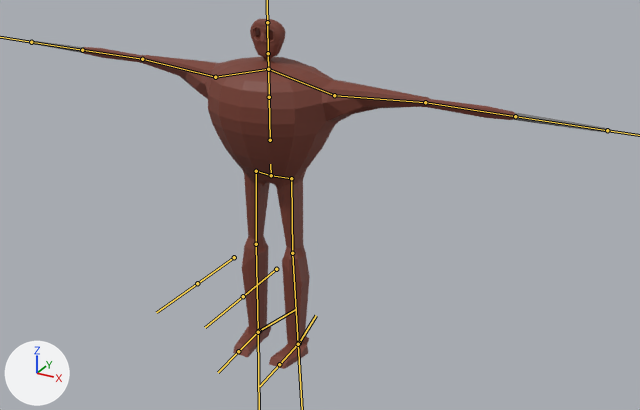
Renders of the FBX model Assets/models/Enemies/Golem/Golem.fbx from each side of a commit.
Rendered twice from a 50 mm lens placed at (27.5, -43.6, 33.0), pointed at (3.4, 0.2, 11.1). The axes (+X, +Y, +Z) are drawn at lower left. The lights are the same throughout. The bones that bend it are drawn over the model as lines.

Names of what the first picture shows: 'moster'.
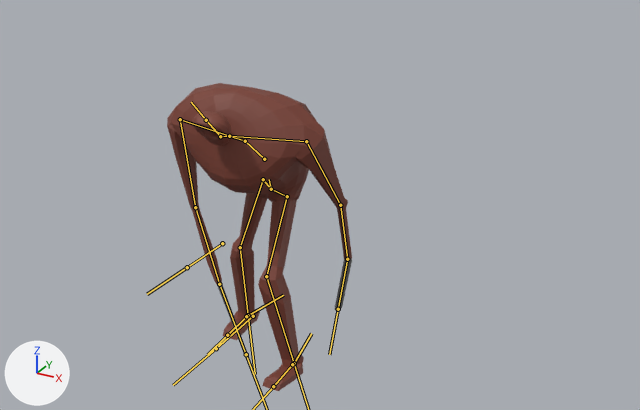
The newer file adds an action. The first version stands in its rest pose; the second is drawn at frame 9 of the action 'golem|golemQuickAttack'.

Changed parts and their boxes [x1, y1, x2, y2] in the pictures (640 x 410 px):
'moster', posed (68% narrower, 12% shorter)
    before: [29, 19, 612, 369]
    after: [167, 83, 352, 391]
bone 'Core', root to tip
    before: (271, 175) to (270, 164)
    after: (271, 189) to (269, 179)
bone 'middle torso', root to tip
    before: (270, 140) to (269, 97)
    after: (264, 159) to (245, 141)
bone 'upper chest', root to tip
    before: (269, 97) to (268, 69)
    after: (245, 141) to (229, 136)
bone 'neck', root to tip
    before: (268, 69) to (268, 53)
    after: (229, 136) to (220, 136)
bone 'head', root to tip
    before: (268, 53) to (267, 22)
    after: (220, 136) to (206, 120)
bone 'collarbone.L', root to tip
    before: (268, 69) to (334, 95)
    after: (229, 136) to (306, 141)
bone 'upperArm.L', root to tip
    before: (334, 95) to (425, 102)
    after: (306, 141) to (340, 205)
bone 'forearm.L', root to tip
    before: (425, 102) to (515, 116)
    after: (340, 205) to (347, 259)
bone 'hand.L', root to tip
    before: (515, 116) to (607, 130)
    after: (347, 259) to (338, 309)
bone 'collarbone.R', root to tip
    before: (268, 69) to (215, 77)
    after: (229, 136) to (180, 119)
bone 'upperArm.R', root to tip
    before: (215, 77) to (142, 59)
    after: (180, 119) to (195, 207)
bone 'forearm.R', root to tip
    before: (142, 59) to (82, 50)
    after: (195, 207) to (219, 284)
bone 'hand.R', root to tip
    before: (82, 50) to (31, 42)
    after: (219, 284) to (246, 354)
bone 'hip.L', root to tip
    before: (271, 175) to (291, 178)
    after: (271, 189) to (287, 196)
bone 'thigh.L', root to tip
    before: (291, 178) to (292, 253)
    after: (287, 196) to (266, 276)
bone 'shin.L', root to tip
    before: (292, 253) to (298, 344)
    after: (266, 276) to (294, 363)
bone 'hip.R', root to tip
    before: (271, 175) to (256, 171)
    after: (271, 189) to (263, 179)
bone 'thigh.R', root to tip
    before: (256, 171) to (256, 244)
    after: (263, 179) to (240, 247)
bone 'shin.R', root to tip
    before: (256, 244) to (258, 332)
    after: (240, 247) to (248, 315)
bone 'footIK.L', root to tip
    before: (299, 343) to (316, 315)
    after: (294, 363) to (311, 333)
bone 'footIK.R', root to tip
    before: (259, 331) to (295, 309)
    after: (248, 315) to (283, 295)

The change, as a diff of the scene's bpy script:
```diff
--- a/Assets/models/Enemies/Golem/Golem.fbx.py
+++ b/Assets/models/Enemies/Golem/Golem.fbx.py
@@ bone_core @@
 bone_core = bpy.data.objects['golem'].pose.bones['Core']
-bone_core.location = (0.0, 0.0, 0.0)
-bone_core.rotation_quaternion = (1.0, 0.0, 0.0, 0.0)  # degrees (0, 0, 0)
+bone_core.location = (0.0, -0.91, 0.0)
+bone_core.rotation_quaternion = (0.989, 0.146, 0.0, 0.0)  # degrees (17, 0, 0)
@@ bone_middle_torso @@
 bone_middle_torso = bpy.data.objects['golem'].pose.bones['middle torso']  # child of 'Core'
-bone_middle_torso.rotation_quaternion = (1.0, 0.0, 0.0, 0.0)  # degrees (0, 0, 0)
+bone_middle_torso.rotation_quaternion = (0.962, 0.274, 0.0, 0.0)  # degrees (32, 0, 0)
@@ bone_upper_chest @@
 bone_upper_chest = bpy.data.objects['golem'].pose.bones['upper chest']  # child of 'middle torso'
-bone_upper_chest.rotation_quaternion = (1.0, 0.0, 0.0, 0.0)  # degrees (0, 0, 0)
+bone_upper_chest.rotation_quaternion = (0.991, 0.131, 0.0, 0.0)  # degrees (15, 0, 0)
@@ bone_neck @@
 bone_neck = bpy.data.objects['golem'].pose.bones['neck']  # child of 'upper chest'
-bone_neck.rotation_quaternion = (1.0, 0.0, 0.0, 0.0)  # degrees (0, 0, 0)
+bone_neck.rotation_quaternion = (0.996, 0.09, 0.0, 0.0)  # degrees (10, 0, 0)
@@ bone_head @@
 bone_head = bpy.data.objects['golem'].pose.bones['head']  # child of 'neck'
-bone_head.rotation_quaternion = (1.0, 0.0, 0.0, 0.0)  # degrees (0, 0, 0)
+bone_head.rotation_quaternion = (0.963, -0.268, 0.0, 0.0)  # degrees (-31, 0, 0)
@@ bone_collarbone_l @@
 bone_collarbone_l = bpy.data.objects['golem'].pose.bones['collarbone.L']  # child of 'upper chest'
-bone_collarbone_l.rotation_quaternion = (1.0, 0.0, 0.0, 0.0)  # degrees (0, 0, 0)
+bone_collarbone_l.rotation_quaternion = (0.996, -0.013, 0.058, -0.072)  # degrees (-2, 7, -8)
@@ bone_upperarm_l @@
 bone_upperarm_l = bpy.data.objects['golem'].pose.bones['upperArm.L']  # child of 'collarbone.L'
-bone_upperarm_l.rotation_quaternion = (1.0, 0.0, 0.0, 0.0)  # degrees (0, 0, 0)
+bone_upperarm_l.rotation_quaternion = (0.773, 0.391, -0.013, -0.499)  # degrees (42, 22, -57)
@@ bone_forearm_l @@
 bone_forearm_l = bpy.data.objects['golem'].pose.bones['forearm.L']  # child of 'upperArm.L'
-bone_forearm_l.rotation_quaternion = (1.0, 0.0, 0.0, 0.0)  # degrees (0, 0, 0)
+bone_forearm_l.rotation_quaternion = (0.992, 0.127, 0.005, -0.005)  # degrees (15, 1, 0)
@@ bone_hand_l @@
 bone_hand_l = bpy.data.objects['golem'].pose.bones['hand.L']  # child of 'forearm.L'
-bone_hand_l.rotation_quaternion = (1.0, 0.0, 0.0, 0.0)  # degrees (0, 0, 0)
+bone_hand_l.rotation_quaternion = (0.992, 0.127, 0.005, -0.005)  # degrees (15, 1, 0)
@@ bone_collarbone_r @@
 bone_collarbone_r = bpy.data.objects['golem'].pose.bones['collarbone.R']  # child of 'upper chest'
-bone_collarbone_r.rotation_quaternion = (1.0, 0.0, 0.0, 0.0)  # degrees (0, 0, 0)
+bone_collarbone_r.rotation_quaternion = (0.983, -0.007, -0.183, -0.031)  # degrees (0, -21, -4)
@@ bone_upperarm_r @@
 bone_upperarm_r = bpy.data.objects['golem'].pose.bones['upperArm.R']  # child of 'collarbone.R'
-bone_upperarm_r.rotation_quaternion = (1.0, 0.0, 0.0, 0.0)  # degrees (0, 0, 0)
+bone_upperarm_r.rotation_quaternion = (0.657, 0.647, 0.229, 0.312)  # degrees (87, -6, 45)
@@ bone_forearm_r @@
 bone_forearm_r = bpy.data.objects['golem'].pose.bones['forearm.R']  # child of 'upperArm.R'
-bone_forearm_r.rotation_quaternion = (1.0, 0.0, 0.0, 0.0)  # degrees (0, 0, 0)
+bone_forearm_r.rotation_quaternion = (0.992, 0.127, -0.005, 0.005)  # degrees (15, -1, 0)
@@ bone_hand_r @@
 bone_hand_r = bpy.data.objects['golem'].pose.bones['hand.R']  # child of 'forearm.R'
-bone_hand_r.rotation_quaternion = (1.0, 0.0, 0.0, 0.0)  # degrees (0, 0, 0)
+bone_hand_r.rotation_quaternion = (0.992, 0.127, -0.005, 0.005)  # degrees (15, -1, 0)
@@ bone_hip_l @@
 bone_hip_l = bpy.data.objects['golem'].pose.bones['hip.L']  # child of 'Core'
-bone_hip_l.rotation_quaternion = (1.0, 0.0, 0.0, 0.0)  # degrees (0, 0, 0)
+bone_hip_l.rotation_quaternion = (0.974, 0.002, 0.009, -0.227)  # degrees (0, 1, -26)
@@ bone_thigh_l @@
 bone_thigh_l = bpy.data.objects['golem'].pose.bones['thigh.L']  # child of 'hip.L'
-bone_thigh_l.rotation_quaternion = (1.0, 0.0, 0.0, 0.0)  # degrees (0, 0, 0)
+bone_thigh_l.rotation_quaternion = (0.887, 0.075, -0.246, -0.382)  # degrees (20, -22, -51)
@@ bone_shin_l @@
 bone_shin_l = bpy.data.objects['golem'].pose.bones['shin.L']  # child of 'thigh.L'
-bone_shin_l.rotation_quaternion = (1.0, 0.0, 0.0, 0.0)  # degrees (0, 0, 0)
+bone_shin_l.rotation_quaternion = (0.943, 0.105, 0.0, 0.316)  # degrees (11, -4, 37)
@@ bone_hip_r @@
 bone_hip_r = bpy.data.objects['golem'].pose.bones['hip.R']  # child of 'Core'
-bone_hip_r.rotation_quaternion = (1.0, 0.0, 0.0, 0.0)  # degrees (0, 0, 0)
+bone_hip_r.rotation_quaternion = (0.981, -0.002, 0.007, -0.195)  # degrees (0, 1, -23)
@@ bone_thigh_r @@
 bone_thigh_r = bpy.data.objects['golem'].pose.bones['thigh.R']  # child of 'hip.R'
-bone_thigh_r.rotation_quaternion = (1.0, 0.0, 0.0, 0.0)  # degrees (0, 0, 0)
+bone_thigh_r.rotation_quaternion = (0.96, 0.011, 0.123, 0.252)  # degrees (5, 13, 30)
@@ bone_shin_r @@
 bone_shin_r = bpy.data.objects['golem'].pose.bones['shin.R']  # child of 'thigh.R'
-bone_shin_r.rotation_quaternion = (1.0, 0.0, 0.0, 0.0)  # degrees (0, 0, 0)
+bone_shin_r.rotation_quaternion = (0.977, 0.068, 0.0, -0.203)  # degrees (8, 2, -23)
@@ bone_footik_l @@
 bone_footik_l = bpy.data.objects['golem'].pose.bones['footIK.L']
-bone_footik_l.location = (0.0, 0.0, 0.0)
+bone_footik_l.location = (-0.01, -2.3, 0.42)
@@ bone_footik_r @@
 bone_footik_r = bpy.data.objects['golem'].pose.bones['footIK.R']
-bone_footik_r.location = (0.0, 0.0, 0.0)
+bone_footik_r.location = (0.3, 1.04, 2.08)
```
